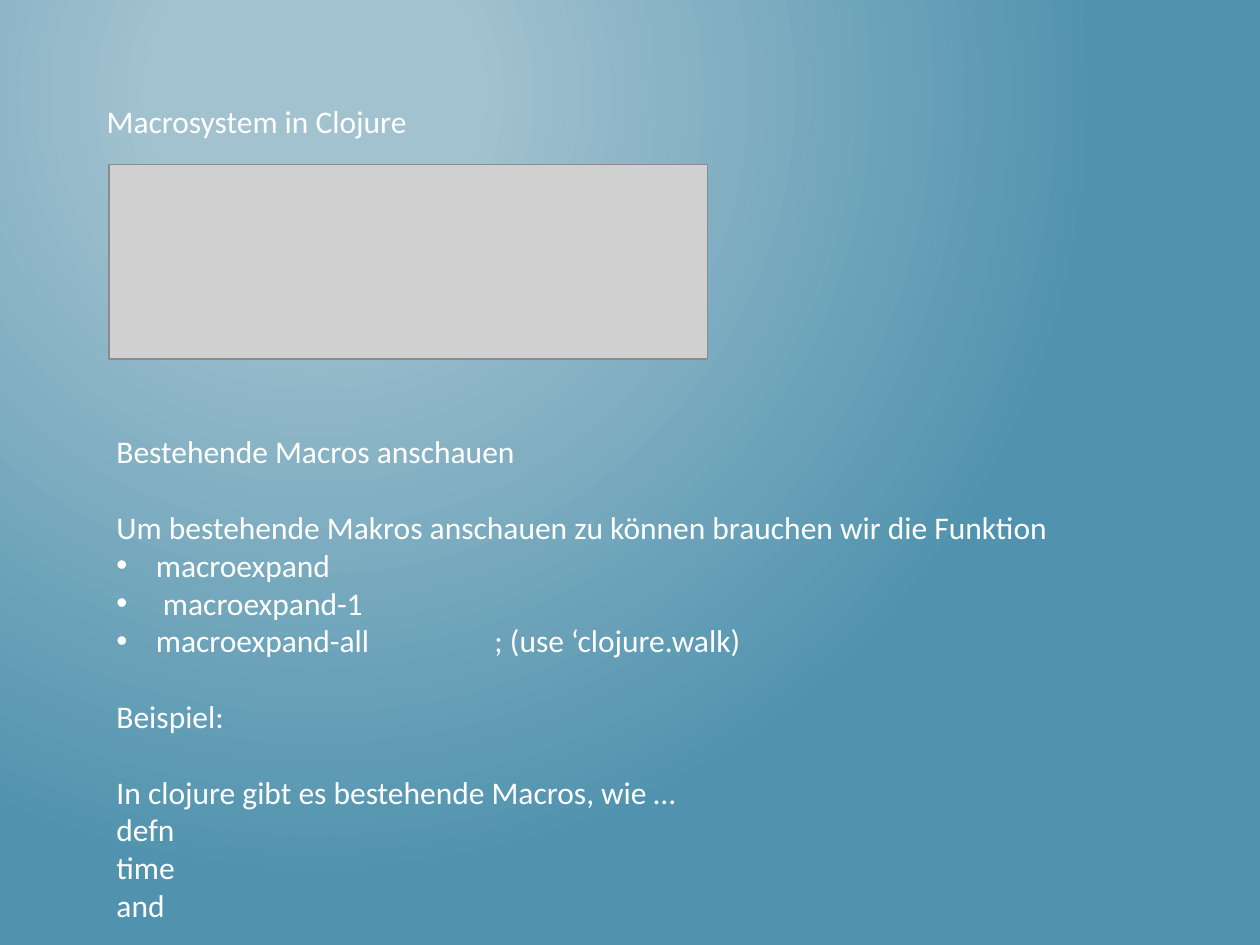
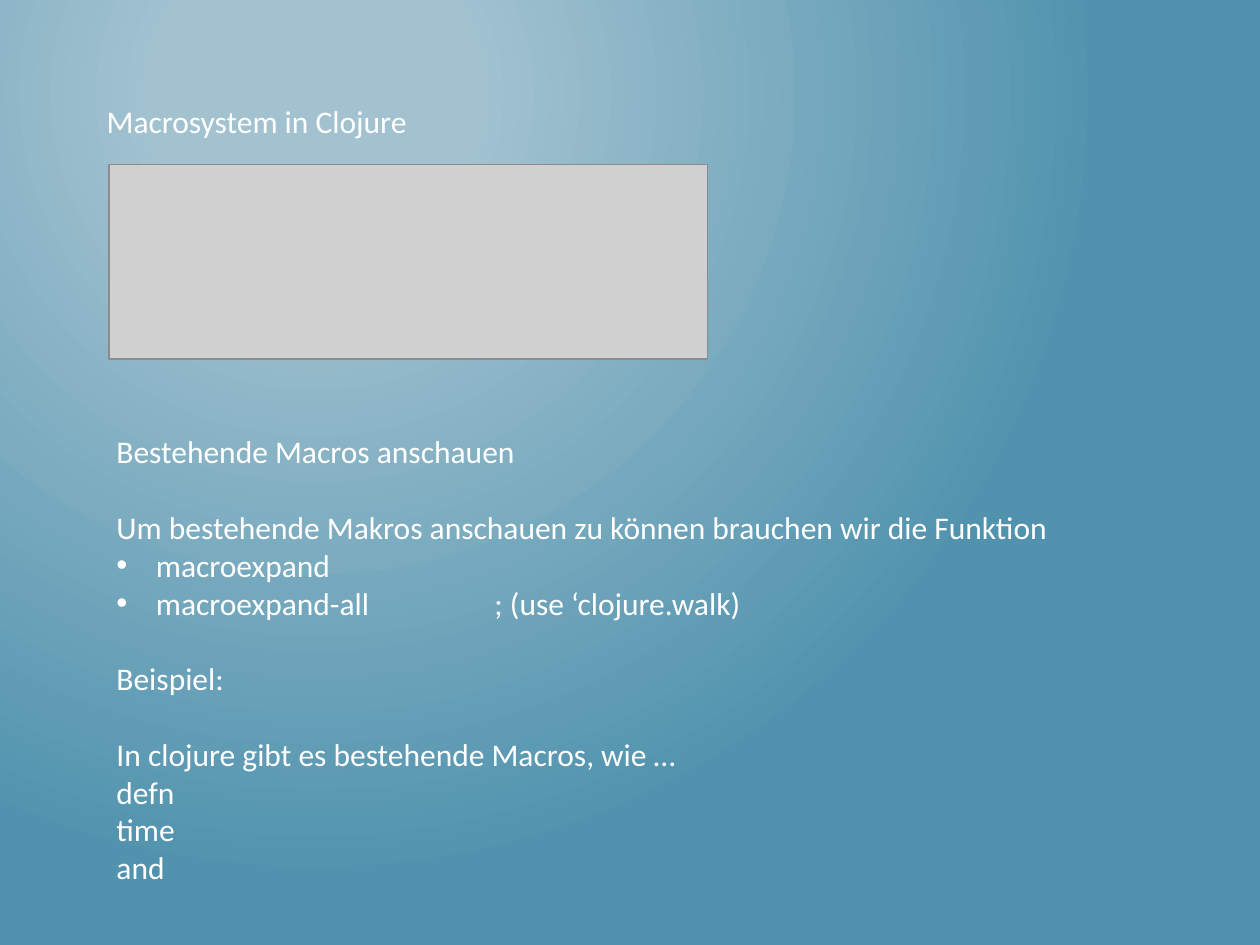
Before and after one commit to thomasschulte/ClojureUsergroupDemo, a slide deck: slide 36 of Clojure Vortrag .NET User Group.pptx. Drawn at 1260x945 pixels with LibreOffice and Linux fonts; fonts in the diff are those of the drawing; grey boxes stand for pictures. Boxes give left, top, right and bottom in pixels: in the first picture for what was removed or moved away, otherwise in the second. Text is boxed around its words. In the diff, an @@ line names an element or a change of style, - is before the commit and + after.

```diff
--- a/Clojure Vortrag .NET User Group.pptx
+++ b/Clojure Vortrag .NET User Group.pptx
@@ text at (x1=163, y1=593, x2=363, y2=620): paragraph removed @@
-• macroexpand-1
```
Also in this commit, not shown: 3 slides added.
